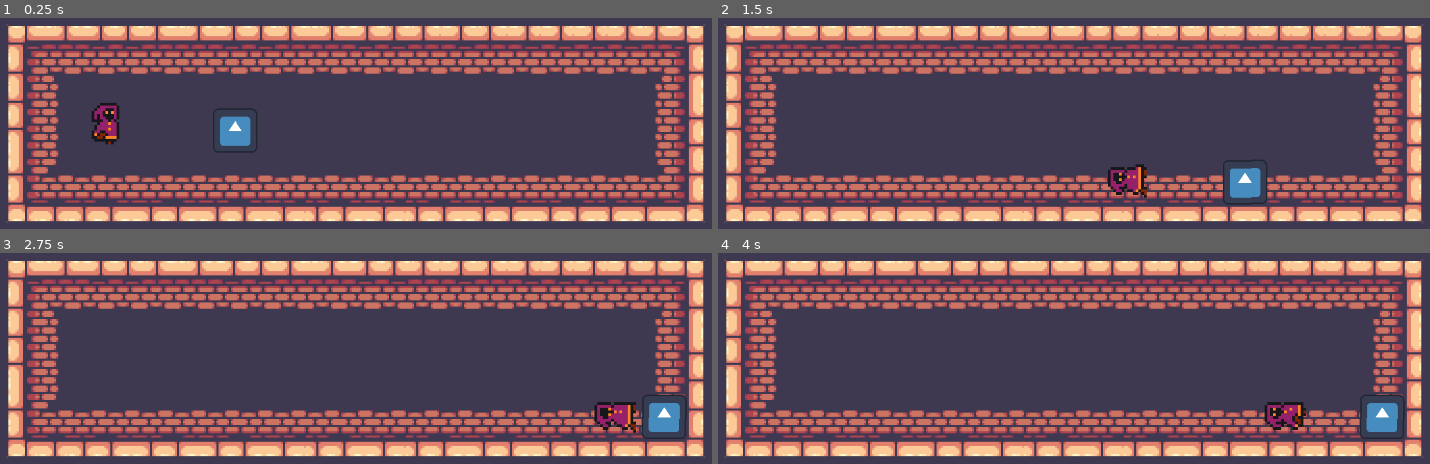
Above: before the commit, frames 1-4 (two rows, left to right).
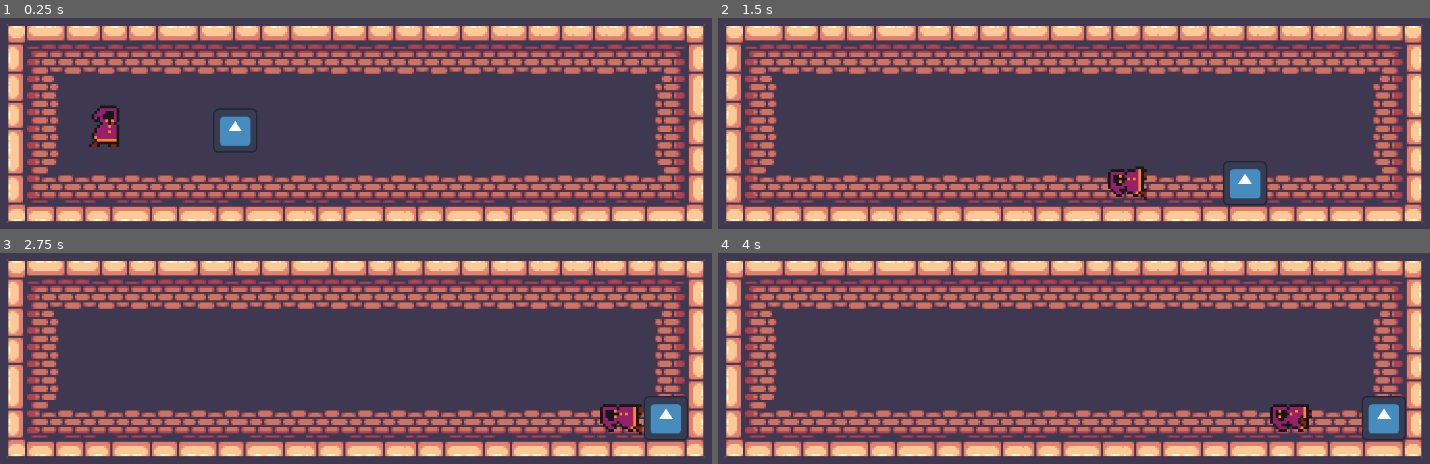
Above: after the commit, the same moments.

Repository: CristianOrmazabal/ProyectoCC5408
Game: Godot game, scene res://scenes/main.tscn
The game is run twice, just before and just after one commit, with the same random seed, the same clock (stepped at 60 frames per second) and the same inputs. The engine's default icon, where the game draws it, is replaced by a stand-in: a white triangle on a blue panel in a dark square.
Inputs:
- Up to frame 1 (0.25 s): no input
- Up to frame 2 (1.5 s): tap Enter (ui_accept) at 0.5 s; hold Right (Gravity_right) from 0.53 s (still down); tap Space (jump) at 0.6, 0.77, 1.07, 1.35 s
- Up to frame 3 (2.75 s): tap Space (jump) at 1.52, 1.82, 2.1 s; release Right (Gravity_right) at 2.03 s; hold Left (Gravity_left) from 2.03 s (still down)
- Up to frame 4 (4 s): release Left (Gravity_left) at 2.78 s; hold Right (Gravity_right) from 2.78 s (still down); tap Space (jump) at 2.85, 3.02, 3.32, 3.6, 3.77 s

The runs differ from the first frame. In frame 1, 0.4% of the frame differs, in the area x 12-17%, y 40-62%; in frame 2, 0.5%; in frame 3, 1.1%, in the area x 83-97%, y 66-89%; in frame 4, 1.1%.

Commit message:
mas raycast, y cambios a las dimensiones de la hitbox del jugador

Diff:
--- a/characters/Player.gd
+++ b/characters/Player.gd
@@ -7,9 +7,12 @@
 @onready var ray_cast_2d_up: RayCast2D = %RayCast2D_UP
 @onready var ray_cast_2d_up_left: RayCast2D = %RayCast2D_UP_LEFT
 @onready var ray_cast_2d_up_right: RayCast2D = %RayCast2D_UP_RIGHT
-@onready var ray_cast_2d_right: RayCast2D = %RayCast2D_RIGHT
-@onready var ray_cast_2d_left: RayCast2D = %RayCast2D_LEFT
-
+@onready var ray_cast_2d_right: RayCast2D = %RayCast2D_RIGHT1
+@onready var ray_cast_2d_left: RayCast2D = %RayCast2D_LEFT1
+@onready var ray_cast_2d_right_2: RayCast2D = %RayCast2D_RIGHT2
+@onready var ray_cast_2d_left_2: RayCast2D = %RayCast2D_LEFT2
+@onready var ray_cast_2d_right_3: RayCast2D = %RayCast2D_RIGHT3
+@onready var ray_cast_2d_left_3: RayCast2D = %RayCast2D_LEFT3
 
 
 
@@ -27,10 +30,14 @@
 	#var ray_up = ray_cast_2d_up.get_collider()
 	var rays = {
 		"up": ray_cast_2d_up,
-		"left": ray_cast_2d_left,
+		"left1": ray_cast_2d_left,
 		"up_left": ray_cast_2d_up_left,
-		"right": ray_cast_2d_right,
-		"up_right": ray_cast_2d_up_right
+		"right1": ray_cast_2d_right,
+		"up_right": ray_cast_2d_up_right,
+		"left2": ray_cast_2d_left_2,
+		"left3": ray_cast_2d_left_3,
+		"right2": ray_cast_2d_right_2,
+		"right3": ray_cast_2d_right_3
 	}
 	for key in rays:
 		#print(key)
@@ -42,7 +49,7 @@
 			var norm = col.get_collision_normal()
 			if rgd:
 				#rgd.apply_central_impulse(global_position.direction_to(rgd.global_position)*500)
-				rgd.apply_central_impulse(-norm*25)
+				rgd.apply_central_impulse(-norm*15)
 	#var col = get_slide_collision_count()
 	#for i in col:
 		#var collision = get_slide_collision(i)
--- a/characters/node_2d.tscn
+++ b/characters/Player.tscn
@@ -27,6 +27,7 @@
 [ext_resource type="Texture2D" uid="uid://b78vvcs28n3gv" path="res://assets/Little Mage1-1/Little Mage/Run/Run6.png" id="24_47q5g"]
 
 [sub_resource type="CapsuleShape2D" id="CapsuleShape2D_0shu6"]
+radius = 7.66667
 height = 24.6667
 
 [sub_resource type="SpriteFrames" id="SpriteFrames_07m5h"]
@@ -141,20 +142,40 @@
 unique_name_in_owner = true
 target_position = Vector2(-25, -30)
 
-[node name="RayCast2D_RIGHT" type="RayCast2D" parent="Player"]
+[node name="RayCast2D_RIGHT1" type="RayCast2D" parent="Player"]
 unique_name_in_owner = true
 target_position = Vector2(40, 0)
 
-[node name="RayCast2D_LEFT" type="RayCast2D" parent="Player"]
+[node name="RayCast2D_LEFT1" type="RayCast2D" parent="Player"]
 unique_name_in_owner = true
 target_position = Vector2(-40, 0)
 
+[node name="RayCast2D_RIGHT2" type="RayCast2D" parent="Player"]
+unique_name_in_owner = true
+position = Vector2(0, -15)
+target_position = Vector2(30, 0)
+
+[node name="RayCast2D_LEFT2" type="RayCast2D" parent="Player"]
+unique_name_in_owner = true
+position = Vector2(0, -15)
+target_position = Vector2(-30, 0)
+
+[node name="RayCast2D_RIGHT3" type="RayCast2D" parent="Player"]
+unique_name_in_owner = true
+position = Vector2(0, 20)
+target_position = Vector2(35, 0)
+
+[node name="RayCast2D_LEFT3" type="RayCast2D" parent="Player"]
+unique_name_in_owner = true
+position = Vector2(0, 20)
+target_position = Vector2(-35, 0)
+
 [node name="CollisionShape2D" type="CollisionShape2D" parent="Player"]
+position = Vector2(0, -3)
 scale = Vector2(3, 3)
 shape = SubResource("CapsuleShape2D_0shu6")
 
 [node name="AnimatedSprite2D" type="AnimatedSprite2D" parent="Player"]
 scale = Vector2(4, 4)
 sprite_frames = SubResource("SpriteFrames_07m5h")
-animation = &"jump"
-frame_progress = 0.824566
+animation = &"idle"
--- a/scenes/Box.tscn
+++ b/scenes/Box.tscn
@@ -4,7 +4,7 @@
 [ext_resource type="Script" path="res://scenes/box.gd" id="1_kfc78"]
 
 [sub_resource type="RectangleShape2D" id="RectangleShape2D_q5yxs"]
-size = Vector2(71, 70)
+size = Vector2(66, 66)
 
 [node name="Box" type="RigidBody2D"]
 can_sleep = false
--- a/scenes/main.tscn
+++ b/scenes/main.tscn
@@ -1,7 +1,7 @@
 [gd_scene load_steps=3 format=3 uid="uid://bo1e83u14ey1b"]
 
 [ext_resource type="PackedScene" uid="uid://ckmyjhy7uy5vx" path="res://scenes/mapa.tscn" id="1_ylihd"]
-[ext_resource type="PackedScene" uid="uid://cek335pskom17" path="res://characters/node_2d.tscn" id="2_b52db"]
+[ext_resource type="PackedScene" uid="uid://cek335pskom17" path="res://characters/Player.tscn" id="2_b52db"]
 
 [node name="main" type="Node2D"]
 
